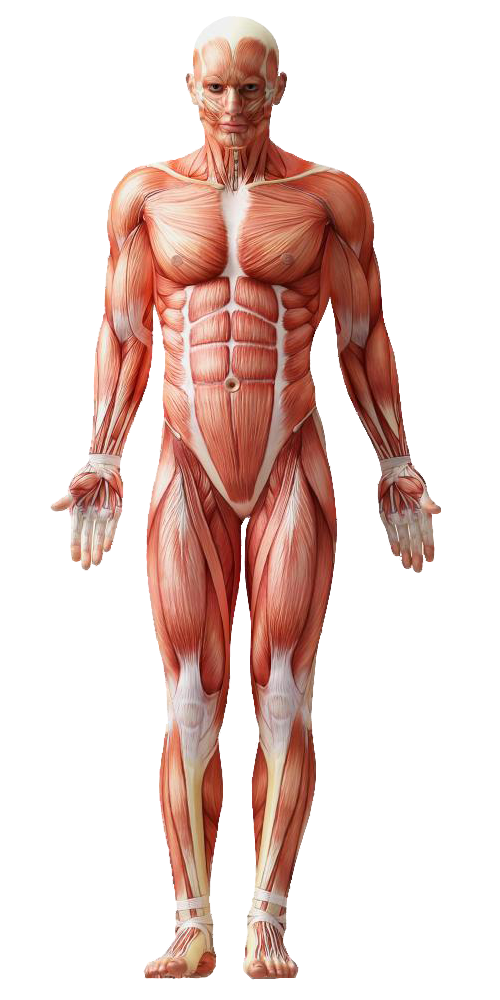
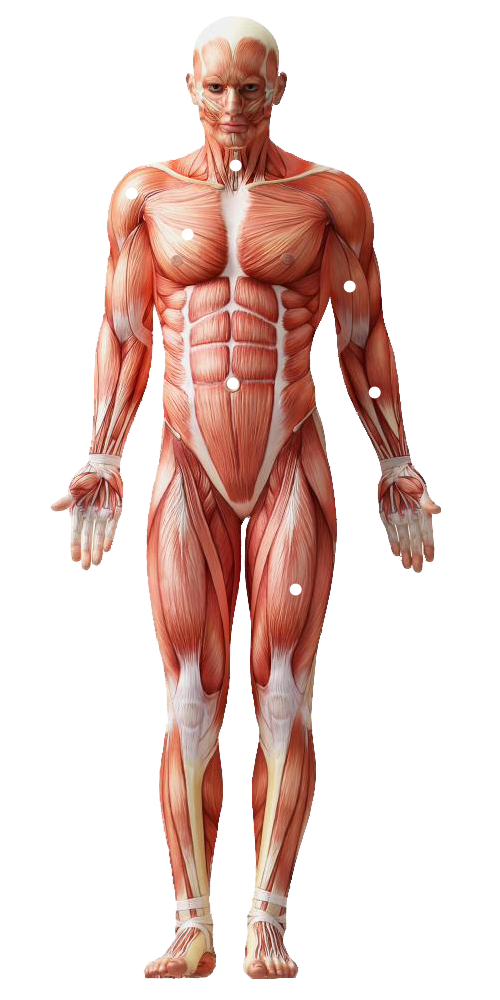
Layers edited between the first and the second 500 × 1000 image:
added layer "Подпись шеи" above "Шея" over [229, 159, 242, 172]
added layer "Подпись груди" above "Грудь" over [181, 228, 194, 241]
added layer "Подпись плеч" above "Плечи" over [125, 187, 138, 200]
added layer "Подпись бицепсов" above "Бицепсы" over [343, 280, 356, 293]
added layer "Подпись предплечий" above "Предплечья" over [368, 386, 381, 399]
added layer "Подпись пресса" above "Пресс" over [226, 377, 239, 390]
added layer "Подпись квадрицепсов" above "Квадрицепсы" over [289, 583, 302, 596]
